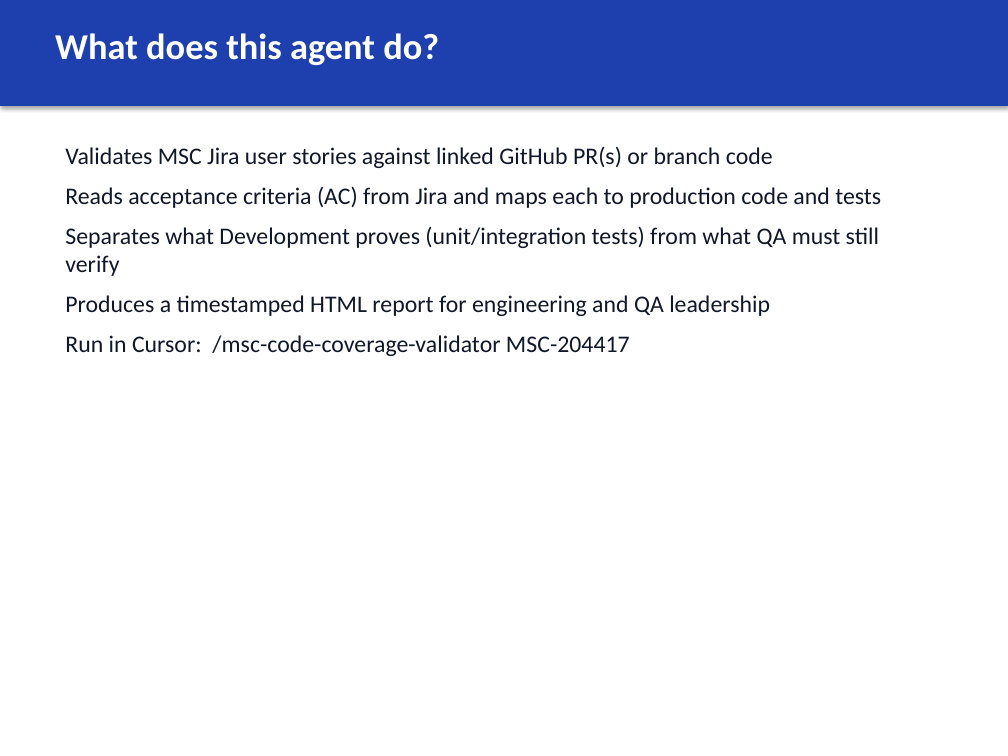
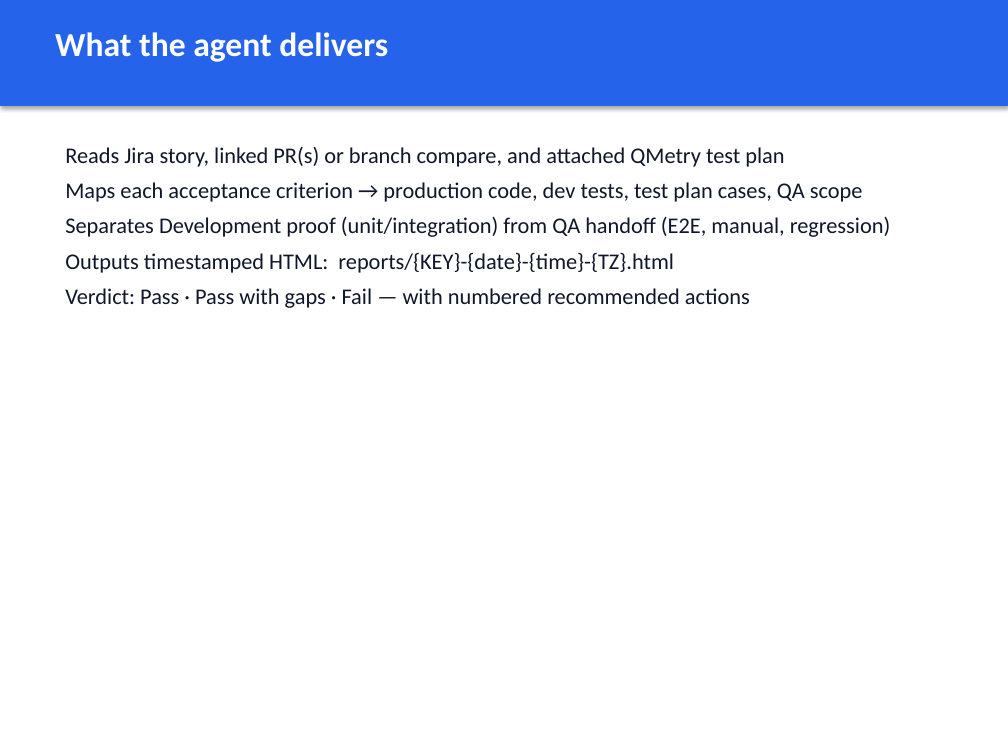
Before and after one commit to mgunjal11/pegasus-qa-agents-lab-copy, a slide deck: slide 4 of docs/MSC-Code-Coverage-Validator-Guide.pptx (slide 2 before the commit). Drawn at 1008x756 pixels with LibreOffice and Linux fonts; fonts in the diff are those of the drawing. Boxes give left, top, right and bottom in pixels: in the first picture for what was removed or moved away, otherwise in the second. Text is boxed around its words. In the diff, an @@ line names an element or a change of style, - is before the commit and + after.

```diff
--- a/docs/MSC-Code-Coverage-Validator-Guide.pptx
+++ b/docs/MSC-Code-Coverage-Validator-Guide.pptx
@@ rectangle at box(0, 0, 1008, 106): fill #1E40AF to #2563EB @@
@@ text at box(55, 32, 388, 62): text changed; size 26 to 24 pt @@
-What does this agent do?
+What the agent delivers
@@ text at box(65, 147, 891, 308): text changed; size 17 to 16 pt @@
-Validates MSC Jira user stories against linked GitHub PR(s) or branch code
-Reads acceptance criteria (AC) from Jira and maps each to production code and tests
-Separates what Development proves (unit/integration tests) from what QA must still verify
-Produces a timestamped HTML report for engineering and QA leadership
-Run in Cursor: /msc-code-coverage-validator MSC-204417
+Reads Jira story, linked PR(s) or branch compare, and attached QMetry test plan
+Maps each acceptance criterion → production code, dev tests, test plan cases, QA scope
+Separates Development proof (unit/integration) from QA handoff (E2E, manual, regression)
+Outputs timestamped HTML: reports/{KEY}-{date}-{time}-{TZ}.html
+Verdict: Pass · Pass with gaps · Fail — with numbered recommended actions
```
Also in this commit, not shown: 6 other slides changed, 9 slides added, 5 slides removed, 2 other files.
